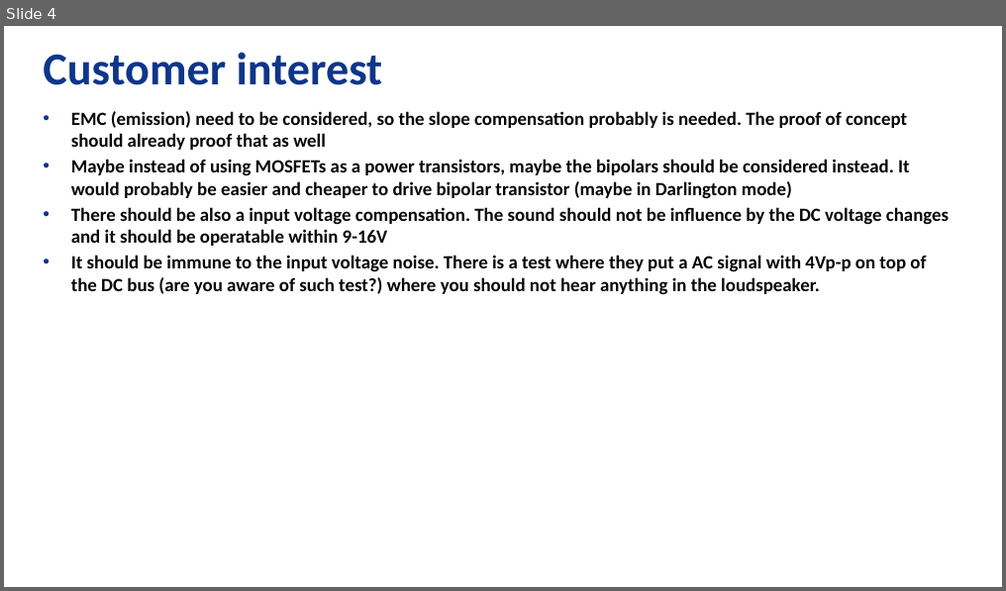
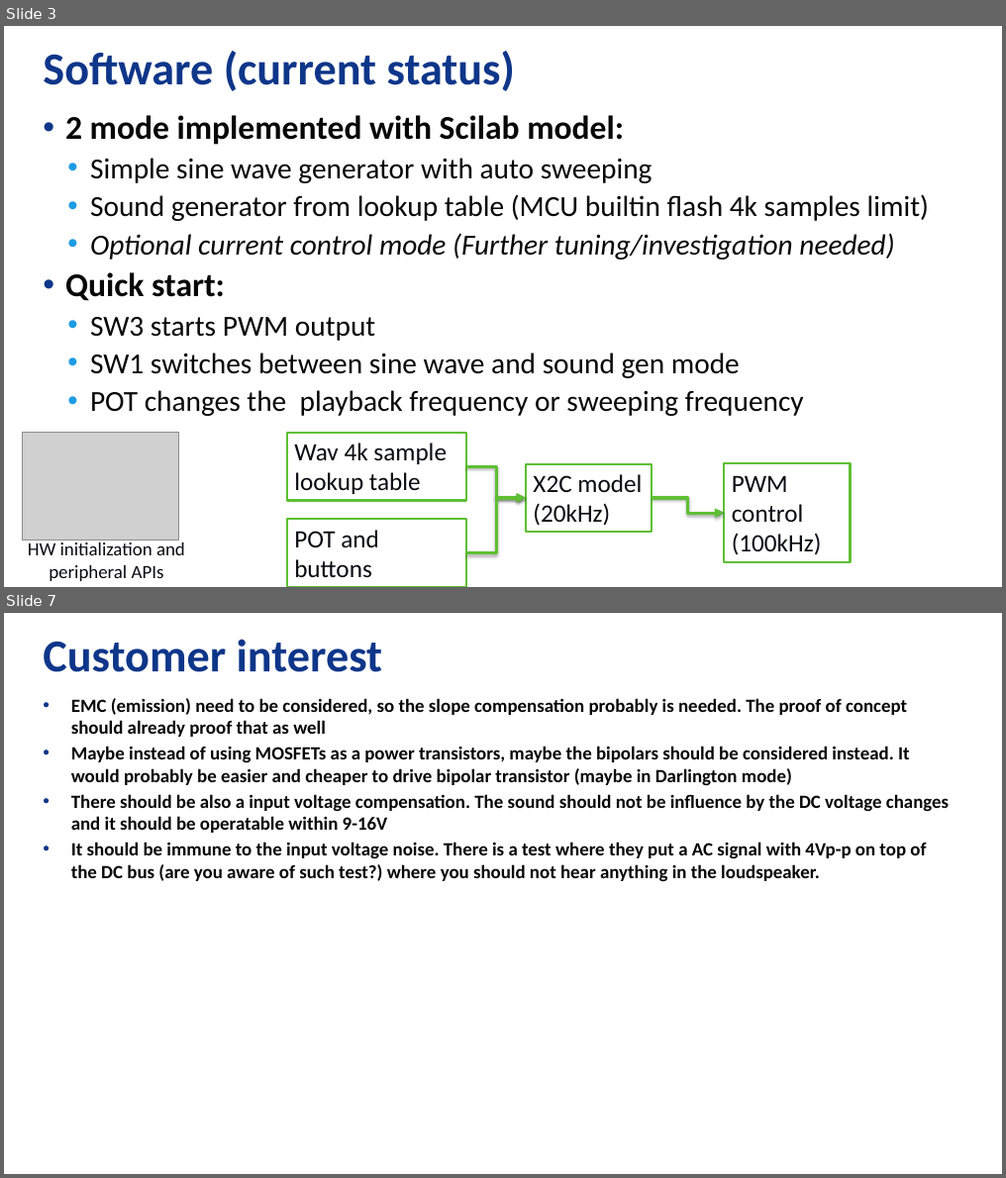
Before and after one commit to MarkWendler/sound_generator_dsPIC_X2C, a slide deck: doc/SoundGeneratorPoC.pptx. Shown one above the other, each under a label of ours: slide 4 before the commit, slides 3 and 7 after it; the slides between them are not shown. The pictures are 1006x591 and 1006x1178 pixels, drawn with LibreOffice and Linux fonts; fonts in the diff are those of the drawing; grey boxes stand for pictures; background and template pictures are left out. Boxes give left, top, right and bottom in pixels: in the first picture for what was removed or moved away, otherwise in the second. Text is boxed around its words. In the diff, an @@ line names an element or a change of style, - is before the commit and + after.

Commit message:
Car sound mode added. Documentation updated.

```diff
--- a/doc/SoundGeneratorPoC.pptx
+++ b/doc/SoundGeneratorPoC.pptx
@@ slide 3 added at box(4, 26, 1002, 587), background #FFFFFF @@
@@ title added at box(43, 51, 515, 91), 44 pt, text #0E3689, bold @@
+Software (current status)
@@ text added at box(65, 115, 929, 416), 28 pt, text #070707 @@
+• 2 mode implemented with Scilab model:
+  • Simple sine wave generator with auto sweeping
+  • Sound generator from lookup table (MCU builtin flash 4k samples limit)
+  • Optional current control mode (Further tuning/investigation needed)
+• Quick start:
+  • SW3 starts PWM output
+  • SW1 switches between sine wave and sound gen mode
+  • POT changes the playback frequency or sweeping frequency
@@ picture added at box(22, 433, 179, 541) @@
@@ rectangle added at box(287, 433, 466, 500), fill #FFFFFF, outline #5EBF33 2 pt, 24 pt, text #0A0B0F @@
+Wav 4k sample lookup table
@@ elbow arrow added from (466, 467) to (526, 498), #5EBF33 3 pt @@
@@ rectangle added at box(526, 464, 651, 532), fill #FFFFFF, outline #5EBF33 2 pt, 24 pt, text #0A0B0F @@
+X2C model
+(20kHz)
@@ rectangle added at box(724, 464, 849, 562), fill #FFFFFF, outline #5EBF33 2 pt, 24 pt, text #0A0B0F @@
+PWM control
+(100kHz)
@@ elbow arrow added from (466, 554) to (526, 498), #5EBF33 3 pt @@
@@ elbow arrow added from (651, 498) to (724, 513), #0E3689 2 pt @@
@@ elbow arrow added from (651, 498) to (724, 513), #5EBF33 3 pt @@
@@ rectangle added at box(287, 519, 466, 587), fill #FFFFFF, outline #5EBF33 2 pt, 24 pt, text #0A0B0F @@
+POT and buttons
@@ text added at box(28, 543, 185, 581), 18 pt, text #0A0B0F @@
+HW initialization and peripheral APIs
@@ what was slide 4 is now slide 7 @@
```
Also in this commit, not shown: 3 slides changed, 2 other slides added, 52 other files.
